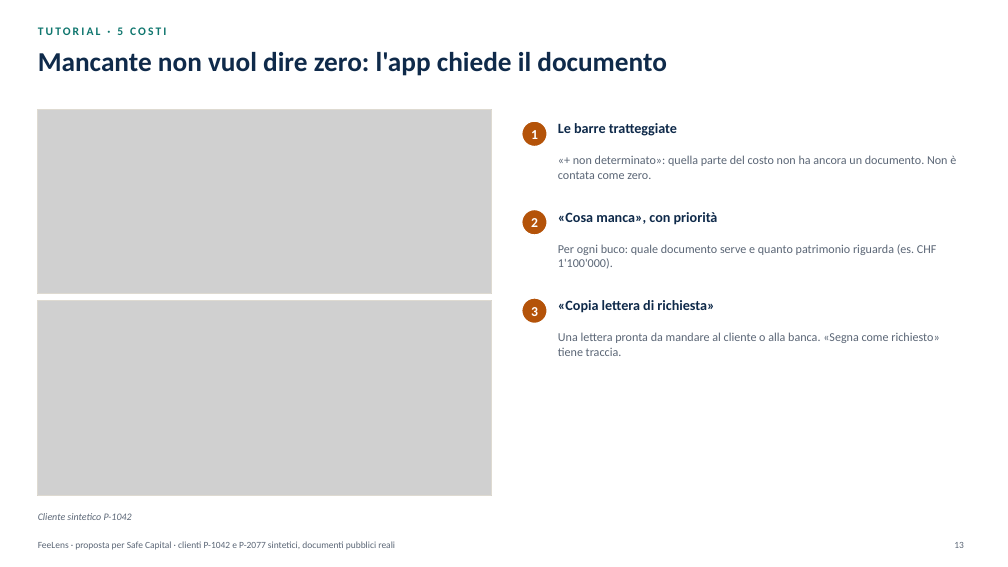
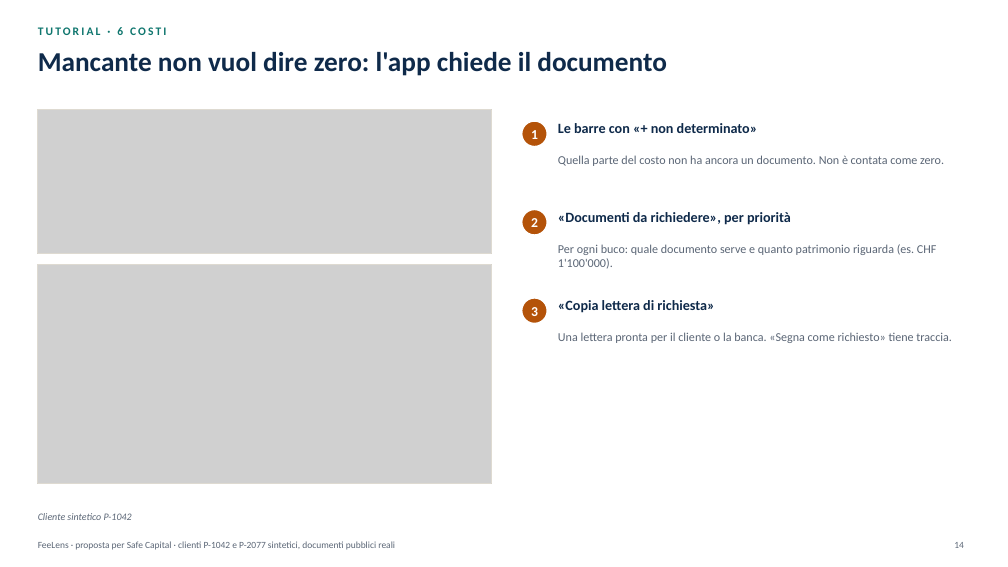
Before and after one commit to rossotti-alessandro/PortfolioCostEngine, a slide deck: slide 14 of slides/FeeLens_Proposta_IT.pptx (slide 13 before the commit). Drawn at 1008x567 pixels with LibreOffice and Linux fonts; fonts in the diff are those of the drawing; grey boxes stand for pictures. Boxes give left, top, right and bottom in pixels: in the first picture for what was removed or moved away, otherwise in the second. Text is boxed around its words. In the diff, an @@ line names an element or a change of style, - is before the commit and + after.

```diff
--- a/slides/FeeLens_Proposta_IT.pptx
+++ b/slides/FeeLens_Proposta_IT.pptx
@@ text at [38, 27, 166, 35]: text changed @@
-TUTORIAL · 5 COSTI
+TUTORIAL · 6 COSTI
@@ rectangle: place and size @@
-rectangle at [38, 110, 492, 293]
+rectangle at [38, 110, 492, 253]
@@ picture: place and size @@
-picture at [38, 110, 492, 293]
+picture at [38, 110, 492, 253]
@@ text at [558, 123, 758, 133]: text changed @@
-Le barre tratteggiate
+Le barre con «+ non determinato»
@@ text at [558, 155, 944, 166]: text changed @@
-«+ non determinato»: quella parte del costo non ha ancora un documento. Non è contata come zero.
+Quella parte del costo non ha ancora un documento. Non è contata come zero.
@@ text at [558, 212, 791, 225]: text changed @@
-«Cosa manca», con priorità
+«Documenti da richiedere», per priorità
@@ rectangle: place and size @@
-rectangle at [38, 301, 492, 496]
+rectangle at [38, 265, 492, 483]
@@ picture: place and size @@
-picture at [38, 301, 492, 496]
+picture at [38, 265, 492, 483]
@@ text at [558, 332, 952, 343]: text changed @@
-Una lettera pronta da mandare al cliente o alla banca. «Segna come richiesto» tiene traccia.
+Una lettera pronta per il cliente o la banca. «Segna come richiesto» tiene traccia.
@@ page number at [954, 542, 964, 548]: text changed @@
-13
+14
```
Also in this commit, not shown: 24 other slides changed, 4 slides added, 1 slide removed, 36 other files.
